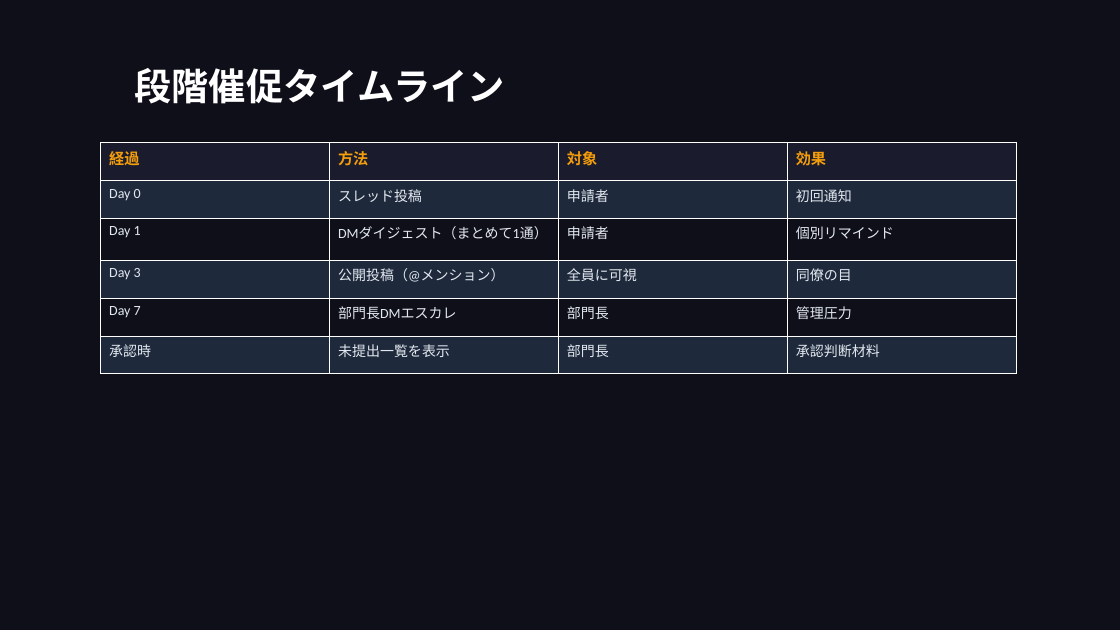
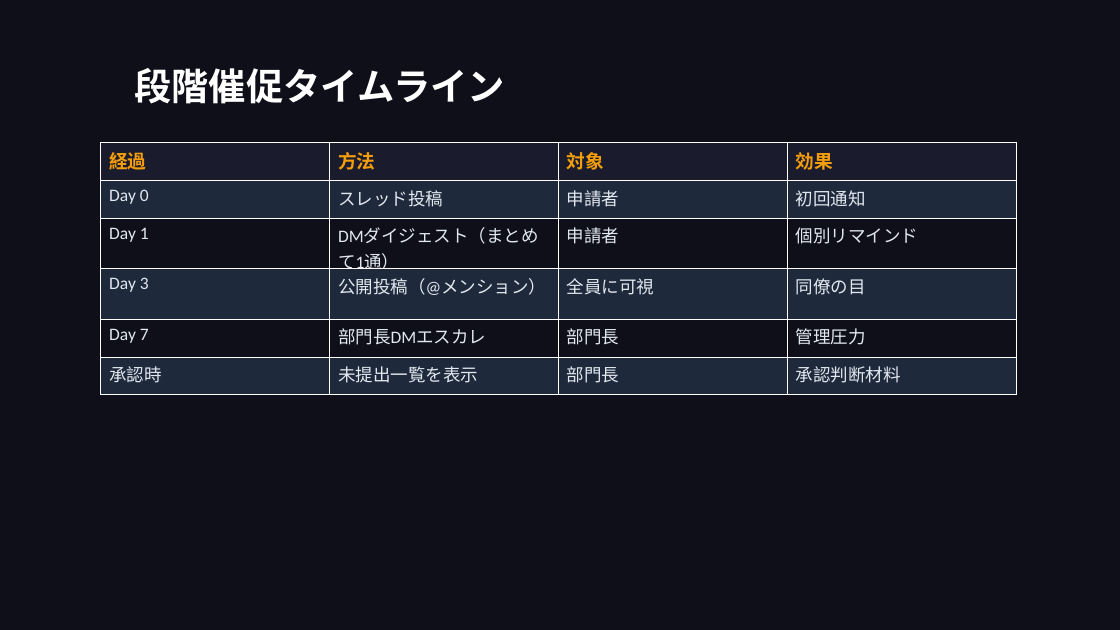
Before and after one commit to takeshiizawa123/next-procurement-poc, a slide deck: slide 16 of docs/operational-guide.pptx. Drawn at 1120x630 pixels with LibreOffice and Linux fonts; fonts in the diff are those of the drawing. Boxes give left, top, right and bottom in pixels: in the first picture for what was removed or moved away, otherwise in the second. Text is boxed around its words. In the diff, an @@ line names an element or a change of style, - is before the commit and + after.

```diff
--- a/docs/operational-guide.pptx
+++ b/docs/operational-guide.pptx
@@ table at [101,143,1018,387] @@
@@ size 13 to 16 pt in "経過", "方法", "対象", "効果" @@
@@ size 12 to 15 pt @@
```
Also in this commit, not shown: 13 other slides changed, 5 other files.
